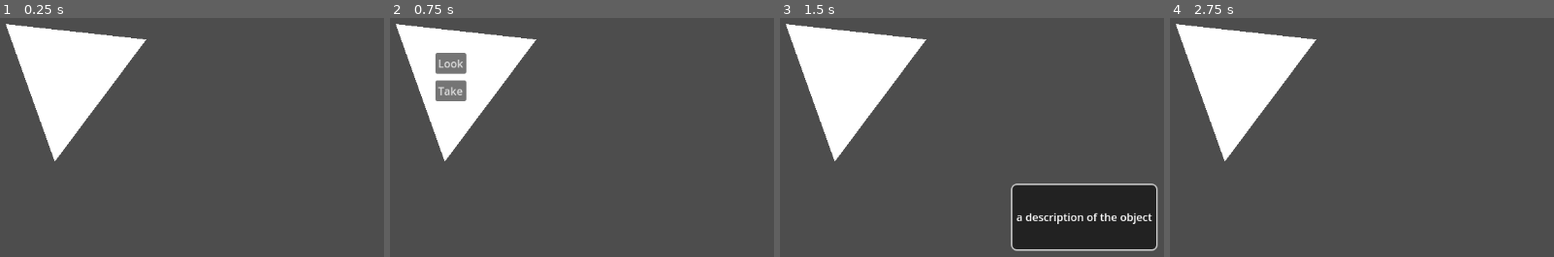
Above: before the commit, frames 1-4 (left to right).
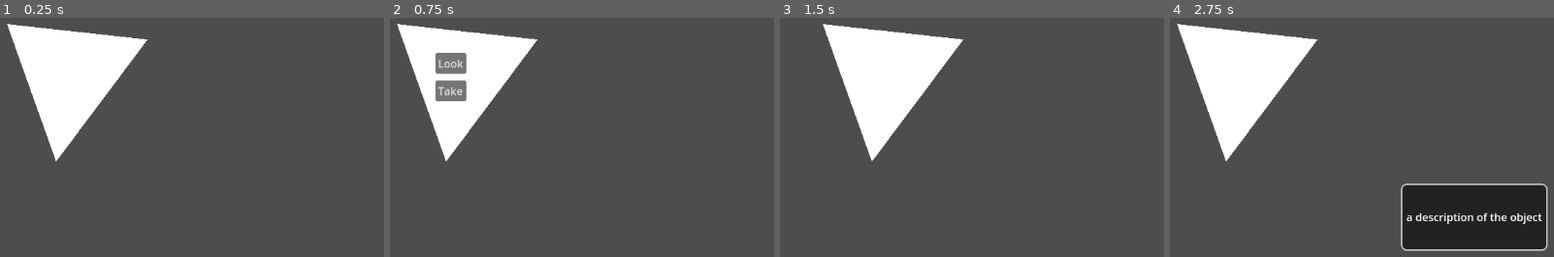
Above: after the commit, the same moments.

Repository: addsheep/godot-playground
Game: Godot game, scene res://main.tscn
Same seed, same stepped clock (60 frames per second), same inputs: the game is played once before the commit and once after it.
Inputs (mouse positions are in pixels of both pictures, inside the frame that each line leads up to):
- Up to frame 1 (0.25 s): no input
- Up to frame 2 (0.75 s): tap Enter at 0.5 s; move the mouse to (451, 77) at 0.52 s; press the mouse at (451, 77) at 0.53 s
- Up to frame 3 (1.5 s): release the mouse at (841, 77) at 1.25 s; click "Look" at 1.25 s
- Up to frame 4 (2.75 s): move the mouse to (1319, 237) at 2.02 s; click (1319, 237) at 2.1 s

The runs differ from the first frame. In frame 1, 0.6% of the frame differs, in the area x 1-39%, y 2-60%; in frame 2, 0.6%; in frame 3, 21%, in the area x 1-99%, y 2-98%; in frame 4, 11%.

Commit message:
add an animation before showing Look popup

Diff:
--- a/main.tscn
+++ b/main.tscn
@@ -1,14 +1,110 @@
-[gd_scene load_steps=2 format=3 uid="uid://djk1sebtueu62"]
+[gd_scene load_steps=16 format=3 uid="uid://djk1sebtueu62"]
 
 [ext_resource type="PackedScene" uid="uid://dwjdpucscrr7m" path="res://src/clickable/clickable.tscn" id="1_ig7tw"]
+
+[sub_resource type="AnimationNodeAnimation" id="AnimationNodeAnimation_0xm2m"]
+animation = &"look"
+
+[sub_resource type="AnimationNodeStateMachineTransition" id="AnimationNodeStateMachineTransition_7mycd"]
+advance_mode = 2
+
+[sub_resource type="AnimationNodeStateMachineTransition" id="AnimationNodeStateMachineTransition_272bh"]
+switch_mode = 2
+advance_mode = 2
+
+[sub_resource type="AnimationNodeStateMachine" id="AnimationNodeStateMachine_0xm2m"]
+states/look/node = SubResource("AnimationNodeAnimation_0xm2m")
+states/look/position = Vector2(520, 103)
+transitions = ["Start", "look", SubResource("AnimationNodeStateMachineTransition_7mycd"), "look", "End", SubResource("AnimationNodeStateMachineTransition_272bh")]
+
+[sub_resource type="AnimationNodeAnimation" id="AnimationNodeAnimation_ig7tw"]
+animation = &"idle"
+
+[sub_resource type="AnimationNodeStateMachineTransition" id="AnimationNodeStateMachineTransition_1bvp3"]
+advance_mode = 2
+
+[sub_resource type="AnimationNodeStateMachine" id="AnimationNodeStateMachine_ig7tw"]
+state_machine_type = 1
+states/idle/node = SubResource("AnimationNodeAnimation_ig7tw")
+states/idle/position = Vector2(547, 111)
+transitions = ["Start", "idle", SubResource("AnimationNodeStateMachineTransition_1bvp3")]
+
+[sub_resource type="AnimationNodeStateMachineTransition" id="AnimationNodeStateMachineTransition_0xm2m"]
+advance_mode = 2
+
+[sub_resource type="AnimationNodeStateMachineTransition" id="AnimationNodeStateMachineTransition_h2yge"]
+advance_mode = 2
+advance_condition = &"looking"
+
+[sub_resource type="AnimationNodeStateMachineTransition" id="AnimationNodeStateMachineTransition_lquwl"]
+switch_mode = 2
+advance_mode = 2
+
+[sub_resource type="AnimationNodeStateMachine" id="AnimationNodeStateMachine_7mycd"]
+states/Looking/node = SubResource("AnimationNodeStateMachine_0xm2m")
+states/Looking/position = Vector2(692, 68)
+states/MovementStateMachine/node = SubResource("AnimationNodeStateMachine_ig7tw")
+states/MovementStateMachine/position = Vector2(471, 203)
+states/Start/position = Vector2(213, 86)
+transitions = ["Start", "MovementStateMachine", SubResource("AnimationNodeStateMachineTransition_0xm2m"), "MovementStateMachine", "Looking", SubResource("AnimationNodeStateMachineTransition_h2yge"), "Looking", "MovementStateMachine", SubResource("AnimationNodeStateMachineTransition_lquwl")]
+
+[sub_resource type="Animation" id="Animation_ig7tw"]
+resource_name = "look"
+tracks/0/type = "value"
+tracks/0/imported = false
+tracks/0/enabled = true
+tracks/0/path = NodePath("Clickable_Visual#Polygon2D:position")
+tracks/0/interp = 1
+tracks/0/loop_wrap = true
+tracks/0/keys = {
+"times": PackedFloat32Array(0, 0.833333),
+"transitions": PackedFloat32Array(1, 1),
+"update": 0,
+"values": [Vector2(216, 118), Vector2(495, 118)]
+}
+
+[sub_resource type="Animation" id="Animation_h2yge"]
+resource_name = "idle"
+loop_mode = 1
+tracks/0/type = "value"
+tracks/0/imported = false
+tracks/0/enabled = true
+tracks/0/path = NodePath("Clickable_Visual#Polygon2D:position")
+tracks/0/interp = 1
+tracks/0/loop_wrap = true
+tracks/0/keys = {
+"times": PackedFloat32Array(0),
+"transitions": PackedFloat32Array(1),
+"update": 0,
+"values": [Vector2(213, 118)]
+}
+
+[sub_resource type="AnimationLibrary" id="AnimationLibrary_h2yge"]
+_data = {
+&"idle": SubResource("Animation_h2yge"),
+&"look": SubResource("Animation_ig7tw")
+}
 
 [node name="Main" type="Node2D"]
 
 [node name="Clickable_Visual#Polygon2D" type="Polygon2D" parent="."]
-position = Vector2(211, 118)
 polygon = PackedVector2Array(-80, -80, 129, -57, -7, 125)
 
 [node name="Clickable" parent="." instance=ExtResource("1_ig7tw")]
 position = Vector2(213, 117)
 
+[node name="Look" parent="Clickable/Interactions" index="0" node_paths=PackedStringArray("animation_tree")]
+animation_tree = NodePath("../../../AnimationTree")
+
+[node name="AnimationTree" type="AnimationTree" parent="."]
+tree_root = SubResource("AnimationNodeStateMachine_7mycd")
+anim_player = NodePath("AnimationPlayer")
+parameters/conditions/looking = false
+
+[node name="AnimationPlayer" type="AnimationPlayer" parent="AnimationTree"]
+root_node = NodePath("../..")
+libraries = {
+&"": SubResource("AnimationLibrary_h2yge")
+}
+
 [editable path="Clickable"]
--- a/src/common/perform_look.gd
+++ b/src/common/perform_look.gd
@@ -1,13 +1,19 @@
 extends Node
 
-const POPUP: PackedScene = preload("uid://ua0ghmjaouf")  # text_popup
+const POPUP: PackedScene = preload("uid://ua0ghmjaouf")  # text_popup.tscn
 
 @export var description: String = "a description of the object"
+@export var animation_tree: AnimationTree  # Allow setting condition "looking" to trigger the animation
 
 var _popup: Node
 
 
 func perform() -> void:
+	if animation_tree:
+		animation_tree.set("parameters/conditions/looking", true)
+		await animation_tree.animation_finished
+		animation_tree.set("parameters/conditions/looking", false)
+
 	_popup = POPUP.instantiate()
 	get_tree().root.add_child(_popup)
 	var label: Label = _popup.get_node("%Label")
@@ -17,4 +23,5 @@
 func _unhandled_input(event: InputEvent) -> void:
 	if _popup and event.is_action_pressed("left_click"):
 		_popup.queue_free()
+		_popup = null
 		get_viewport().set_input_as_handled()
--- a/src/common/text_popup.tscn
+++ b/src/common/text_popup.tscn
@@ -29,6 +29,7 @@
 offset_bottom = 52.0
 grow_horizontal = 2
 grow_vertical = 2
+mouse_filter = 2
 theme_override_styles/panel = SubResource("StyleBoxFlat_yaj0p")
 
 [node name="Label" type="Label" parent="PanelContainer"]
